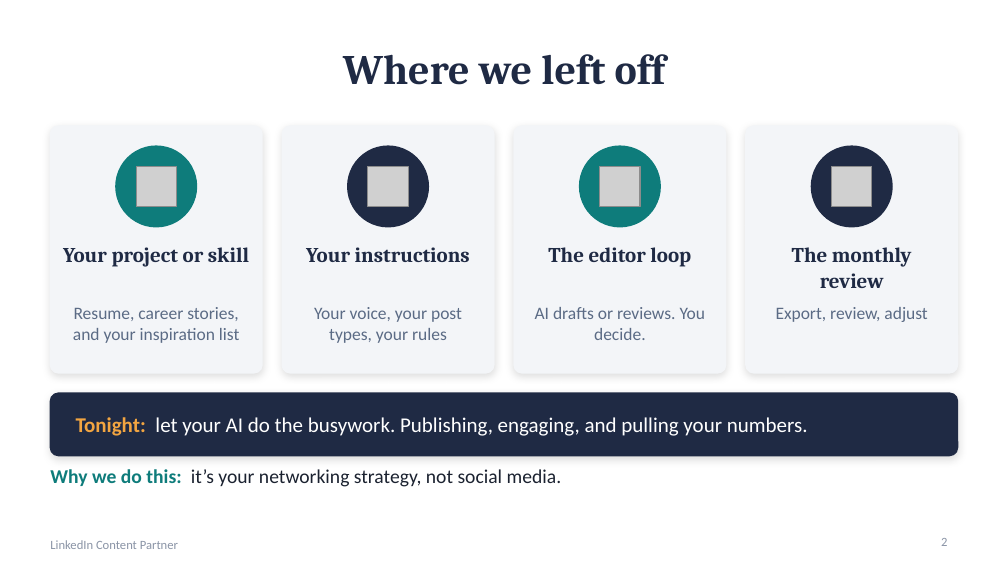
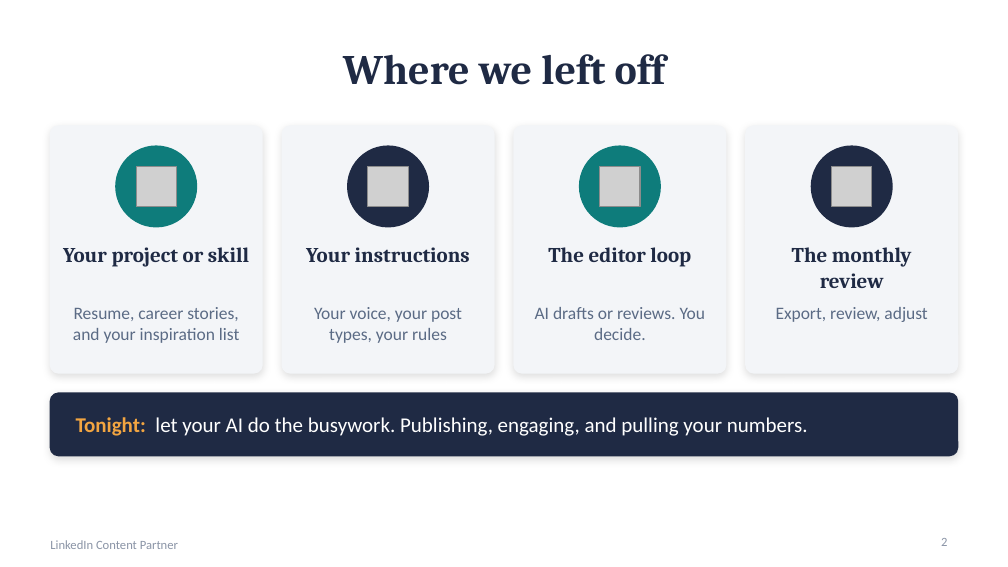
Before and after one commit to crystaljonespmp/LinkedIn-Content-Partner-Automation, a slide deck: slide 2 of PowerPoint/LinkedIn-Content-Partner-Automation-Slides.pptx. Drawn at 1008x567 pixels with LibreOffice and Linux fonts; fonts in the diff are those of the drawing; grey boxes stand for pictures. Boxes give left, top, right and bottom in pixels: in the first picture for what was removed or moved away, otherwise in the second. Text is boxed around its words. In the diff, an @@ line names an element or a change of style, - is before the commit and + after.

```diff
--- a/PowerPoint/LinkedIn-Content-Partner-Automation-Slides.pptx
+++ b/PowerPoint/LinkedIn-Content-Partner-Automation-Slides.pptx
@@ text removed at (x1=50, y1=469, x2=562, y2=487) @@
-Why we do this: it’s your networking strategy, not social media.
```
Also in this commit, not shown: 1 slide added.
